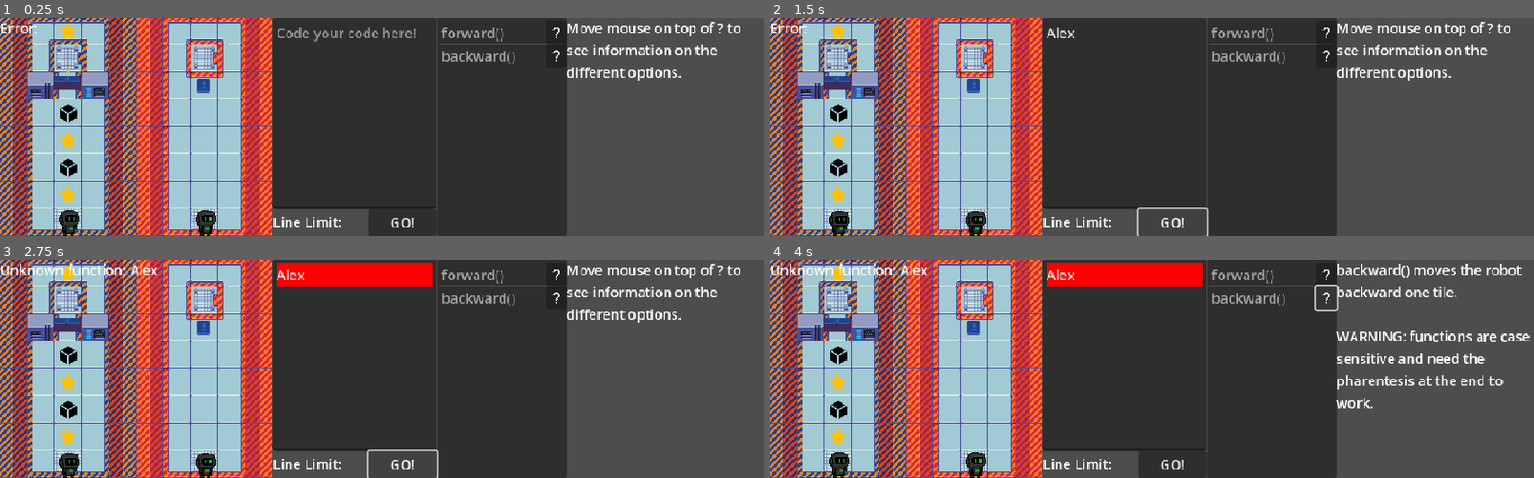
Above: before the commit, frames 1-4 (two rows, left to right).
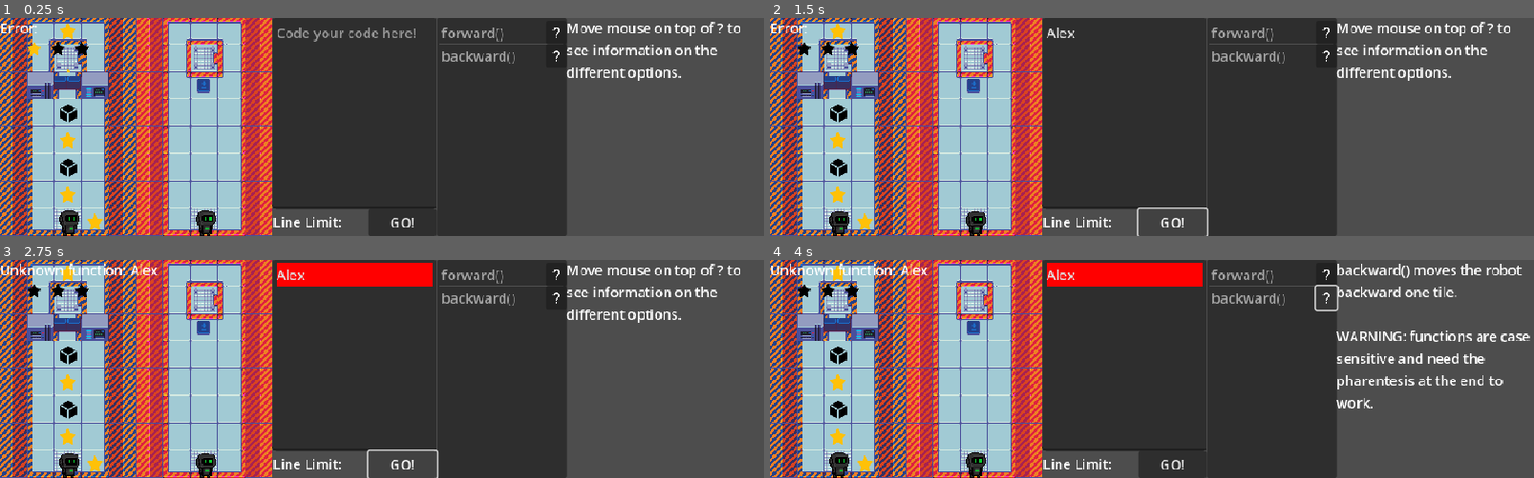
Above: after the commit, the same moments.

Repository: BingloGames/Robot-Bachelor
Game: Godot game, scene res://levels/2 player/Level1.tscn
The game is run twice, just before and just after one commit, with the same random seed, the same clock (stepped at 60 frames per second) and the same inputs. This scene is started directly instead of the project's main scene.
Inputs (mouse positions are in pixels of both pictures, inside the frame that each line leads up to):
- Up to frame 1 (0.25 s): no input
- Up to frame 2 (1.5 s): click (1121, 113) at 0.52 s; type "Alex" at 0.6 s; click "GO!" at 1.25 s
- Up to frame 3 (2.75 s): click "GO!" at 2 s
- Up to frame 4 (4 s): click (1327, 275) at 2.75 s; click (1327, 297) at 3.5 s

The runs differ from the first frame. In frame 1, 0.3% of the frame differs, in the area x 3-14%, y 10-97%; in frame 2, 0.3%; in frame 3, 0.3%; in frame 4, 0.3%.

Commit message:
multiplayer continues...

Diff:
--- a/robot-project/levels/2 player/Level1.tscn
+++ b/robot-project/levels/2 player/Level1.tscn
@@ -6,11 +6,11 @@
 [ext_resource type="PackedScene" uid="uid://dj7f68aatv7qu" path="res://robot multiplayer.tscn" id="2_xap0c"]
 [ext_resource type="PackedScene" uid="uid://ct3ylbdix74av" path="res://blue button.tscn" id="3_xap0c"]
 [ext_resource type="PackedScene" uid="uid://ba7flvblhi3ln" path="res://blue_door_1.tscn" id="4_bcaga"]
-[ext_resource type="PackedScene" uid="uid://bdbqr488vc61t" path="res://star counter.tscn" id="6_ej0mn"]
 [ext_resource type="PackedScene" uid="uid://b0ujd0xpga4ra" path="res://temp_end_particles.tscn" id="7_h8d62"]
 [ext_resource type="PackedScene" uid="uid://bu5wqujjgco58" path="res://info_pop_up.tscn" id="8_t6xwf"]
 [ext_resource type="PackedScene" uid="uid://dqdijlggb57o1" path="res://item_list.tscn" id="9_w3jir"]
 [ext_resource type="PackedScene" uid="uid://50q4mg84a340" path="res://text_edit_multiplayer.tscn" id="10_rdv1c"]
+[ext_resource type="PackedScene" uid="uid://cx1504tg7girn" path="res://star_counter_multiplayer.tscn" id="11_xap0c"]
 
 [node name="Node2D" type="Node2D"]
 script = ExtResource("1_xap0c")
@@ -24,7 +24,7 @@
 tile_set = ExtResource("1_tih6e")
 
 [node name="special" type="TileMapLayer" parent="."]
-tile_map_data = PackedByteArray("AAAHAAEAAQALABYAAAACAAEAAQAJABYAAAABAAIAAQAGABYAAAADAAIAAQAHABYAAAACAAQAAgAAAAAAAQACAAIAAgAAAAAAAQACAAAAAgAAAAAAAQAHAAcAAQAJABMAAAACAAcAAQAJAA4AAAACAAYAAgAAAAAAAQA=")
+tile_map_data = PackedByteArray("AAAHAAEAAQALABYAAAACAAEAAQAJABYAAAABAAIAAQAGABYAAAADAAIAAQAHABYAAAACAAQAAgAAAAAAAQACAAIAAgAAAAAAAQACAAAAAgAAAAAAAQAHAAcAAQAJABMAAAACAAcAAQAJAA4AAAACAAYAAgAAAAAAAQADAAcAAgAAAAAAAQA=")
 tile_set = ExtResource("1_tih6e")
 
 [node name="robots" type="Node2D" parent="."]
@@ -53,12 +53,6 @@
 
 [node name="door" parent="doors" instance=ExtResource("4_bcaga")]
 
-[node name="star counter" parent="." instance=ExtResource("6_ej0mn")]
-offset_left = 13.0
-offset_top = 232.0
-offset_right = 13.0
-offset_bottom = 232.0
-
 [node name="end_particles" parent="." instance=ExtResource("7_h8d62")]
 position = Vector2(79, 48)
 
@@ -75,3 +69,5 @@
 [node name="code" parent="." instance=ExtResource("10_rdv1c")]
 offset_left = 320.0
 offset_right = 512.0
+
+[node name="star counter" parent="." instance=ExtResource("11_xap0c")]
--- a/robot-project/robot.gd
+++ b/robot-project/robot.gd
@@ -49,7 +49,7 @@
 
 
 		next_tile = null
-		get_node("/root/Node2D/code").waiting = false
+		get_node("/root/Node2D/code").robot_changes_wait(self, false)
 		check_tile()
 
 
@@ -123,7 +123,7 @@
 		"Hole":
 			print("hole!")
 			get_node("AnimationPlayer").play("fall in hole")
-			get_node("/root/Node2D/code").waiting = true
+			get_node("/root/Node2D/code").robot_changes_wait(self, true)
 
 
 func check_end() -> void:
--- a/robot-project/text_edit.gd
+++ b/robot-project/text_edit.gd
@@ -9,7 +9,7 @@
 
 var robot = null
 @onready var text_edit = get_node("TextEdit")
-var waiting = false
+var waiting = false: set = set_waiting
 
 
 var running_code = false
@@ -45,6 +45,7 @@
 		running_code = false
 		return
 
+	print("robot: ", robot.name, "'s turn")
 
 	run_code()
 
@@ -279,6 +280,16 @@
 	running_code = true
 
 
+func robot_changes_wait(temp_robot, new_wait):
+	#is this a good way to do it?
+	robot = temp_robot
+	waiting = new_wait
+
+
+func set_waiting(value):
+	waiting = value
+
+
 func _on_lines_edited_from(from_line: int, to_line: int) -> void:
 	var valid_lines = 0
 	for i in range(text_edit.get_line_count()):
--- a/robot-project/text_edit_multiplayer.gd
+++ b/robot-project/text_edit_multiplayer.gd
@@ -9,19 +9,51 @@
 var robots_done = []
 
 
+#save for looping data in dictonary for each robot
+var robot_for_loop_data_default = {"for_looping" : false, "for_loop_count" : 0,
+"for_loop_line" : 0, "foor_loop_contents" : [], "for_loop_max" : 0, "for_loop_string" : ""}
 var robot_for_loop_data = {}
+
+
+var robot_waiting_data_default = {"waiting" : false, "running_code" : false}
+var robot_waiting_data = {}
 
 
 # Called when the node enters the scene tree for the first time.
 func _ready() -> void:
 	if multiplayer.is_server():
-		robot = get_node("/root/Node2D/robots/robot1")
-	else:
-		robot = get_node("/root/Node2D/robots/robot2")
+		for robot in get_node("/root/Node2D/robots").get_children():
+			robot_for_loop_data[robot] = robot_for_loop_data_default.duplicate_deep()
+			robot_waiting_data[robot] = robot_waiting_data_default.duplicate()
 
 
 func _process(delta: float) -> void:
-	super._process(delta)
+	if multiplayer.is_server():
+		for temp_robot in robot_code.keys():
+			robot = temp_robot
+
+
+			#set the current for loop data to the one that is specific to the current robot
+			for for_loop_data in robot_for_loop_data[robot].keys():
+				set(for_loop_data, robot_for_loop_data[robot][for_loop_data])
+
+
+			for for_waiting_data in robot_waiting_data[robot].keys():
+				set(for_waiting_data, robot_waiting_data[robot][for_waiting_data])
+
+
+			codeLines = robot_code[robot]
+
+
+			super._process(delta)
+
+
+			for for_loop_data in robot_for_loop_data[robot].keys():
+				robot_for_loop_data[robot][for_loop_data] = get(for_loop_data)
+
+
+			for for_waiting_data in robot_waiting_data[robot].keys():
+				robot_waiting_data[robot][for_waiting_data] = get(for_waiting_data)
 
 
 func _on_button_pressed() -> void:
@@ -35,6 +67,11 @@
 	#
 	#
 	ready_pressed.rpc(is_ready)
+
+
+func set_waiting(value):
+	super.set_waiting(value)
+	robot_waiting_data[robot]["waiting"] = value
 
 
 @rpc("any_peer", "call_local", "reliable")
@@ -66,9 +103,11 @@
 func start_code():
 	print("start code multiplayer! with id: ", multiplayer.get_unique_id())
 	super.start_code()
+	for temp_robot in robot_waiting_data.keys():
+		robot_waiting_data[temp_robot]["running_code"] = true
 
 
-	robot_code[robot] = codeLines
+	robot_code[get_node("/root/Node2D/robots/robot1")] = codeLines
 
 	#this can be done better, right?
 	for player_id in ConnectionController.players.keys():
